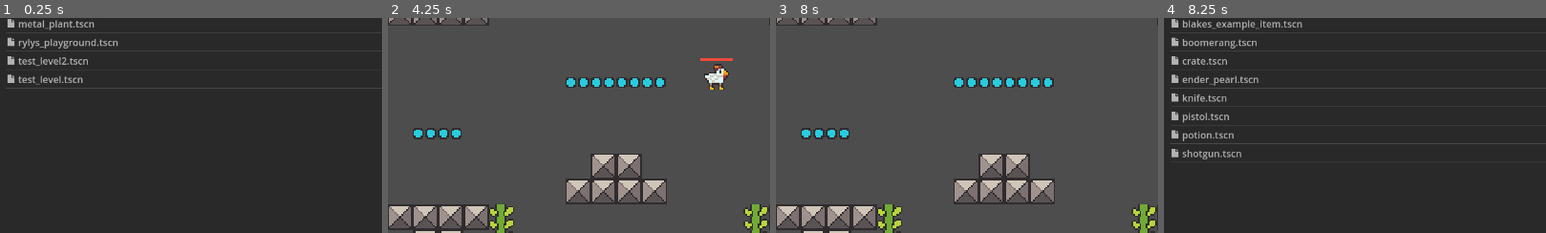
Above: before the commit, frames 1-4 (left to right).
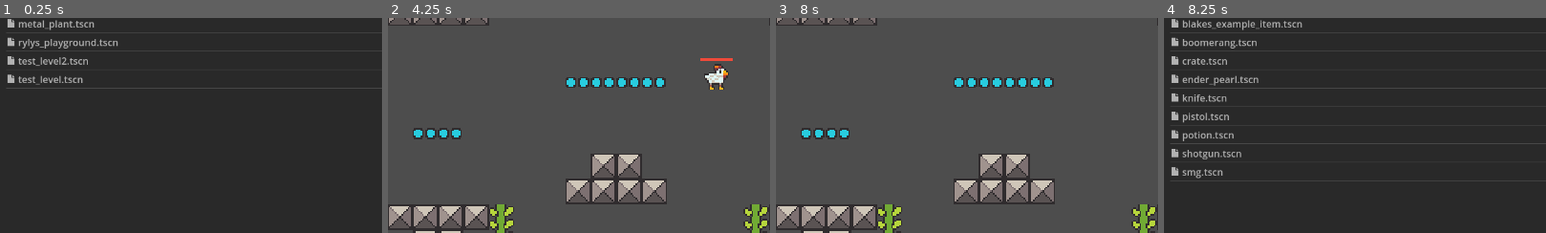
Above: after the commit, the same moments.

Repository: CiberTurtle/GamificationGame
Game: Godot game, scene res://main.tscn
Two runs of this game, one before a commit and one after it. Both use one fixed random seed, a clock stepped at 60 frames per second and the inputs below.
Inputs (mouse positions are % of the whole screen's width and height, from its top left):
- Up to frame 1 (0.25 s): no input
- Up to frame 2 (4.25 s): click (53, 12) at 0.52 s; type "12" at 0.6 s; click (25, 12) at 1.25 s; click (25, 12) at 2 s; click "Open" at 2.75 s; tap Enter at 3.5 s; move the mouse to (72, 45) at 3.52 s; hold Right (right) from 3.53 s (still down); tap X (action) at 3.6 s; click (72, 45) at 3.67 s
- Up to frame 3 (8 s): move the mouse to (30, 55) at 4.27 s; release Right (right) at 4.28 s; hold Z (back) 4.28-5 s; tap L at 4.35 s; click (77, 12) at 5 s; click (79, 12) at 5.75 s; click "All Recognized (*.tscn, *.scn)" at 6.5 s; click "Cancel" at 7.25 s
- Up to frame 4 (8.25 s): tap Space at 8 s; move the mouse to (60, 28) at 8.02 s; hold Right (right) from 8.03 s (still down); tap I at 8.1 s
The pictures show only the part of the screen within x 20-70%, y 24-74%; the shares and areas given below are measured in that part.

Frames 1-3 are identical in both runs. In frame 4, 0.3% of the frame differs, in the area x 2-16%, y 69-75%.

Commit message:
Changed projectile Speed, Added SMG

Diff:
--- a/items/pistol.tscn
+++ b/items/pistol.tscn
@@ -19,7 +19,7 @@
 texture = ExtResource("2_xkix1")
 
 [node name="Cooldown" parent="OnPickup" index="0"]
-ticks = 30.0
+ticks = 0.0
 
 [node name="Cooldown" parent="OnUse" index="0"]
 ticks = 30.0
--- /dev/null
+++ b/items/smg.tscn
@@ -0,0 +1,30 @@
+[gd_scene load_steps=6 format=3 uid="uid://eh244pcfaslv"]
+
+[ext_resource type="PackedScene" uid="uid://dww6yjs6qfyhp" path="res://items/(item).tscn" id="1_4n74k"]
+[ext_resource type="Texture2D" uid="uid://dae2l8ktq255t" path="res://icon.png" id="2_eayah"]
+[ext_resource type="Script" path="res://scripts/parts/staggered_fire.gd" id="3_lfhip"]
+[ext_resource type="PackedScene" uid="uid://y4rvdb8panhn" path="res://scenes/smg_proj.tscn" id="4_je7jj"]
+
+[sub_resource type="RectangleShape2D" id="RectangleShape2D_3g3yt"]
+size = Vector2(15, 7)
+
+[node name="SMG" instance=ExtResource("1_4n74k")]
+
+[node name="Collision" parent="." index="0"]
+shape = SubResource("RectangleShape2D_3g3yt")
+
+[node name="Sprite" parent="." index="1"]
+scale = Vector2(0.1, 0.05)
+texture = ExtResource("2_eayah")
+
+[node name="Cooldown" parent="OnPickup" index="0"]
+ticks = 0.0
+
+[node name="Cooldown" parent="OnUse" index="0"]
+ticks = 40.0
+
+[node name="Shoot" type="Node2D" parent="OnUse" index="1"]
+script = ExtResource("3_lfhip")
+scene = ExtResource("4_je7jj")
+count = 3
+durability = 4
--- a/scenes/pistol_projectile.tscn
+++ b/scenes/pistol_projectile.tscn
@@ -1,9 +1,55 @@
-[gd_scene load_steps=2 format=3 uid="uid://cifn5g7gnuay6"]
+[gd_scene load_steps=10 format=3 uid="uid://dpfcpj04u0k2w"]
 
-[ext_resource type="PackedScene" uid="uid://y4rvdb8panhn" path="res://scenes/projectile.tscn" id="1_5g2v4"]
+[ext_resource type="Script" path="res://scripts/projectile.gd" id="1_p1mql"]
+[ext_resource type="Texture2D" uid="uid://cqtp4lf2ok6sa" path="res://content/sprites/bullet.png" id="2_rmat5"]
+[ext_resource type="Script" path="res://scripts/parts/hitbox.gd" id="3_kfmv5"]
+[ext_resource type="Script" path="res://scripts/parts/knockback.gd" id="4_0cb52"]
+[ext_resource type="Script" path="res://scripts/parts/group.gd" id="5_yir22"]
 
-[node name="Pistol Projectile" instance=ExtResource("1_5g2v4")]
+[sub_resource type="Curve" id="Curve_1ycyd"]
+max_value = 600.0
+_data = [Vector2(0, 500), 0.0, 0.0, 0, 0]
+point_count = 1
 
-[node name="Knockback" parent="PassiveHitbox" index="1"]
+[sub_resource type="Curve" id="Curve_hifa3"]
+
+[sub_resource type="CircleShape2D" id="CircleShape2D_ec2td"]
+radius = 2.0
+
+[sub_resource type="CircleShape2D" id="CircleShape2D_fdlnq"]
+radius = 2.0
+
+[node name="Pistol Projectile" type="CharacterBody2D"]
+collision_layer = 128
+script = ExtResource("1_p1mql")
+lifetime = 40
+speed_over_lifetime = SubResource("Curve_1ycyd")
+skew_curve = SubResource("Curve_hifa3")
+
+[node name="Sprite" type="Sprite2D" parent="."]
+texture = ExtResource("2_rmat5")
+
+[node name="Collision" type="CollisionShape2D" parent="."]
+shape = SubResource("CircleShape2D_ec2td")
+
+[node name="PassiveHitbox" type="Area2D" parent="."]
+collision_layer = 0
+collision_mask = 96
+script = ExtResource("3_kfmv5")
+damage = 15
+auto_attack = true
+remember_hits = true
+
+[node name="Collision" type="CollisionShape2D" parent="PassiveHitbox"]
+shape = SubResource("CircleShape2D_fdlnq")
+debug_color = Color(0.996078, 0, 0.156863, 0.419608)
+
+[node name="Knockback" type="Node2D" parent="PassiveHitbox"]
+script = ExtResource("4_0cb52")
 x_knockback = 64.0
 y_knockback = -30.0
+
+[node name="OnDeath" type="Node2D" parent="."]
+script = ExtResource("5_yir22")
+
+[connection signal="death" from="." to="OnDeath" method="trigger" flags=18]
--- /dev/null
+++ b/scenes/smg_proj.tscn
@@ -0,0 +1,58 @@
+[gd_scene load_steps=10 format=3 uid="uid://y4rvdb8panhn"]
+
+[ext_resource type="Script" path="res://scripts/projectile.gd" id="1_l40mn"]
+[ext_resource type="Texture2D" uid="uid://cqtp4lf2ok6sa" path="res://content/sprites/bullet.png" id="2_3ndkd"]
+[ext_resource type="Script" path="res://scripts/parts/hitbox.gd" id="3_23f81"]
+[ext_resource type="Script" path="res://scripts/parts/knockback.gd" id="4_egaw1"]
+[ext_resource type="Script" path="res://scripts/parts/group.gd" id="4_hfqqg"]
+
+[sub_resource type="Curve" id="Curve_boe4f"]
+max_value = 600.0
+_data = [Vector2(0, 300), 0.0, 0.0, 0, 0]
+point_count = 1
+
+[sub_resource type="Curve" id="Curve_q7v67"]
+_data = [Vector2(0, 0.05), 0.0, 0.0, 0, 0]
+point_count = 1
+
+[sub_resource type="CircleShape2D" id="CircleShape2D_ec2td"]
+radius = 2.0
+
+[sub_resource type="CircleShape2D" id="CircleShape2D_fdlnq"]
+radius = 2.0
+
+[node name="Projectile" type="CharacterBody2D"]
+collision_layer = 128
+script = ExtResource("1_l40mn")
+lifetime = 120
+speed_over_lifetime = SubResource("Curve_boe4f")
+random_skew = true
+skew_curve = SubResource("Curve_q7v67")
+
+[node name="Sprite" type="Sprite2D" parent="."]
+texture = ExtResource("2_3ndkd")
+
+[node name="Collision" type="CollisionShape2D" parent="."]
+shape = SubResource("CircleShape2D_ec2td")
+
+[node name="PassiveHitbox" type="Area2D" parent="."]
+collision_layer = 0
+collision_mask = 96
+script = ExtResource("3_23f81")
+damage = 15
+auto_attack = true
+remember_hits = true
+
+[node name="Collision" type="CollisionShape2D" parent="PassiveHitbox"]
+shape = SubResource("CircleShape2D_fdlnq")
+debug_color = Color(0.996078, 0, 0.156863, 0.419608)
+
+[node name="Knockback" type="Node2D" parent="PassiveHitbox"]
+script = ExtResource("4_egaw1")
+x_knockback = 30.0
+y_knockback = -30.0
+
+[node name="OnDeath" type="Node2D" parent="."]
+script = ExtResource("4_hfqqg")
+
+[connection signal="death" from="." to="OnDeath" method="trigger"]
--- a/scripts/parts/staggered_fire.gd
+++ b/scripts/parts/staggered_fire.gd
@@ -3,6 +3,7 @@
 @export var scene: PackedScene
 @export_range(0, 10, 1, 'or_greater', 'suffix:count') var count := 1
 @export var delay:=.1
+@export var durability:=1
 var til_spawn = 0.0
 var shots_left
 #@export var spread: Range
@@ -10,6 +11,7 @@
 func trigger() -> void:
 	til_spawn = 0.0
 	shots_left = count
+	durability -= 1
 
 func spawn() -> void:
 	var proj = scene.instantiate() as Node2D
@@ -19,7 +21,9 @@
 
 func _process(delta):
 	til_spawn -= delta
-	if shots_left > 0 && til_spawn < 0:
+	if shots_left && shots_left > 0 && til_spawn < 0:
 		spawn()
 		til_spawn = delay
 		shots_left -= 1
+		if shots_left <= 0 && durability <= 0:
+			owner.die()
Not shown: 1 places in items/pistol.tscn that only renumber resources
